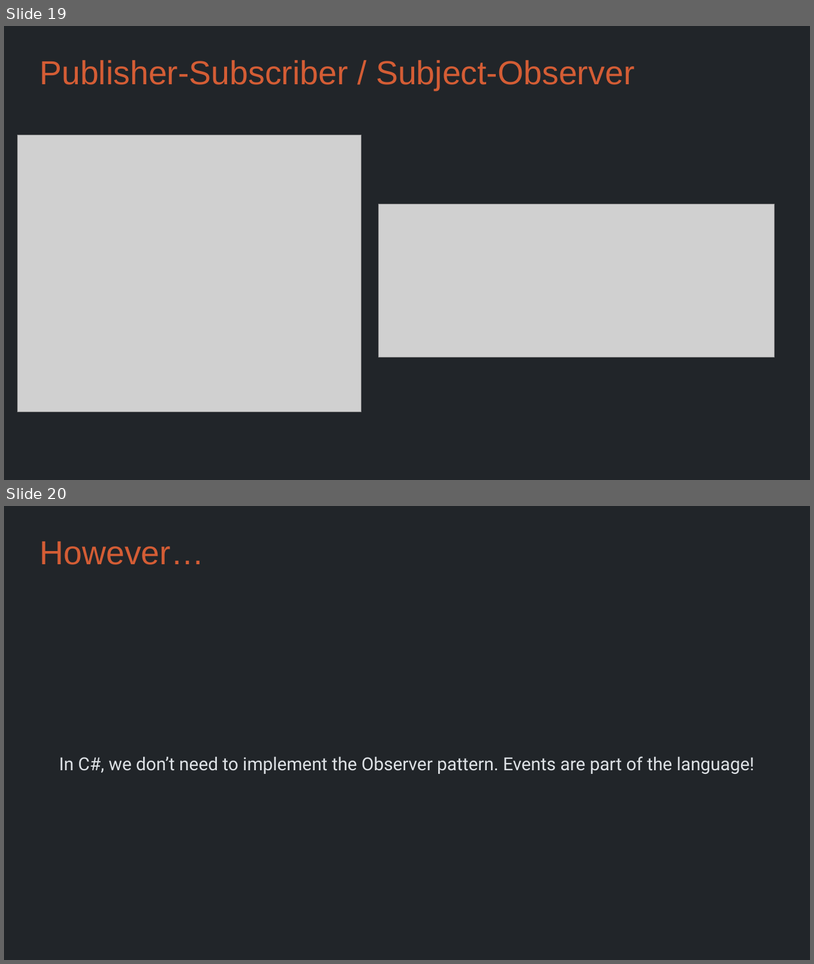
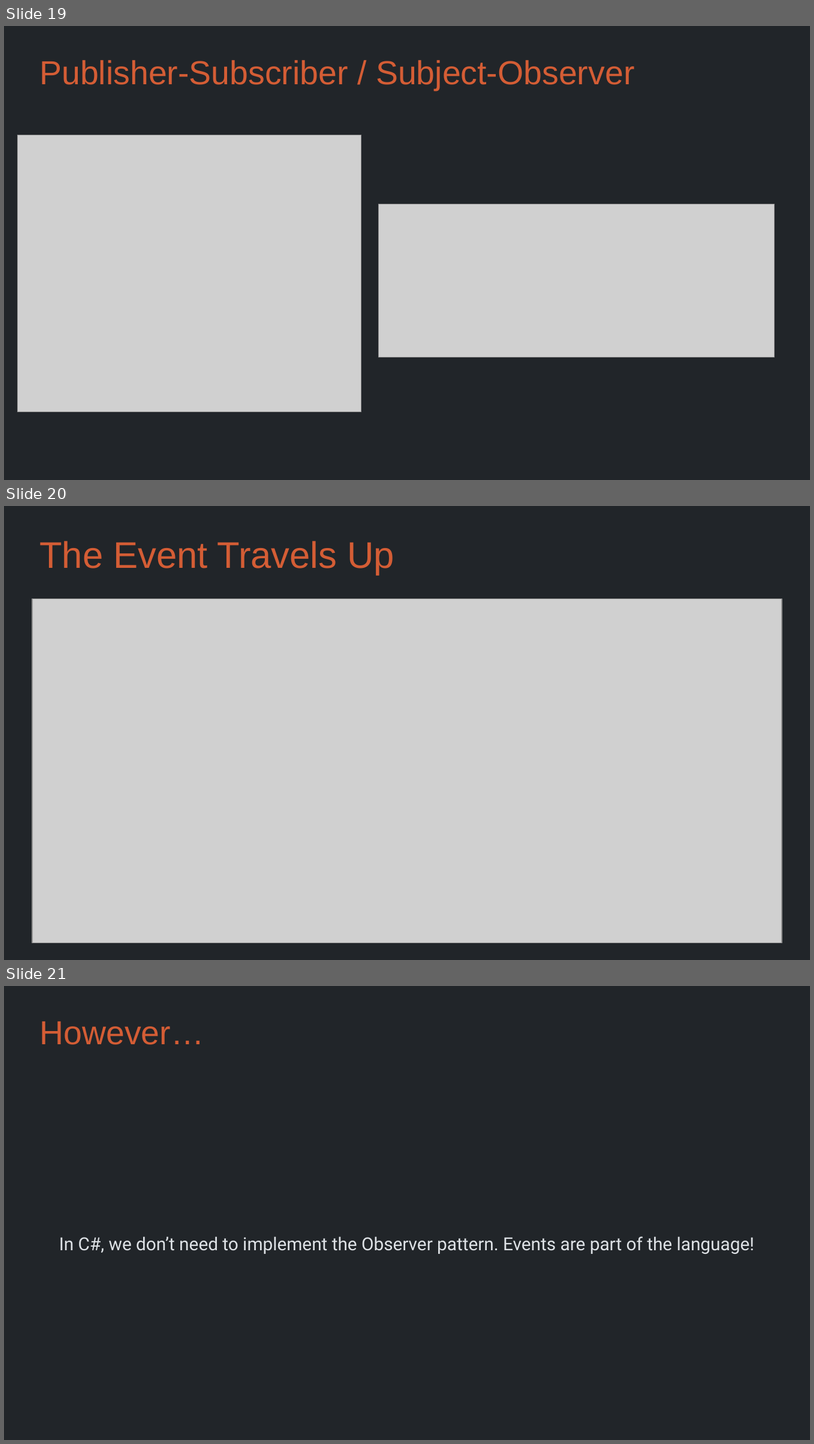
Before and after one commit to Metamate/gar, a slide deck: slides/07 The Legend of Zelda.pptx. Shown one above the other, each under a label of ours: slides 19 and 20 before the commit, slides 19, 20 and 21 after it. The pictures are 814x964 and 814x1444 pixels, drawn with LibreOffice and Linux fonts; fonts in the diff are those of the drawing; grey boxes stand for pictures. Boxes give left, top, right and bottom in pixels: in the first picture for what was removed or moved away, otherwise in the second. Text is boxed around its words. In the diff, an @@ line names an element or a change of style, - is before the commit and + after.

```diff
--- a/slides/07 The Legend of Zelda.pptx
+++ b/slides/07 The Legend of Zelda.pptx
@@ slide 20 added at (x1=4, y1=506, x2=810, y2=960), background #212529 @@
@@ title added at (x1=39, y1=541, x2=395, y2=575), 33 pt, text #D45D35 @@
+The Event Travels Up
@@ picture added at (x1=32, y1=599, x2=782, y2=942) @@
@@ what was slide 20 is now slide 21 @@
```
Also in this commit, not shown: 3 slides changed, 1 other slide added, 11 other files.
